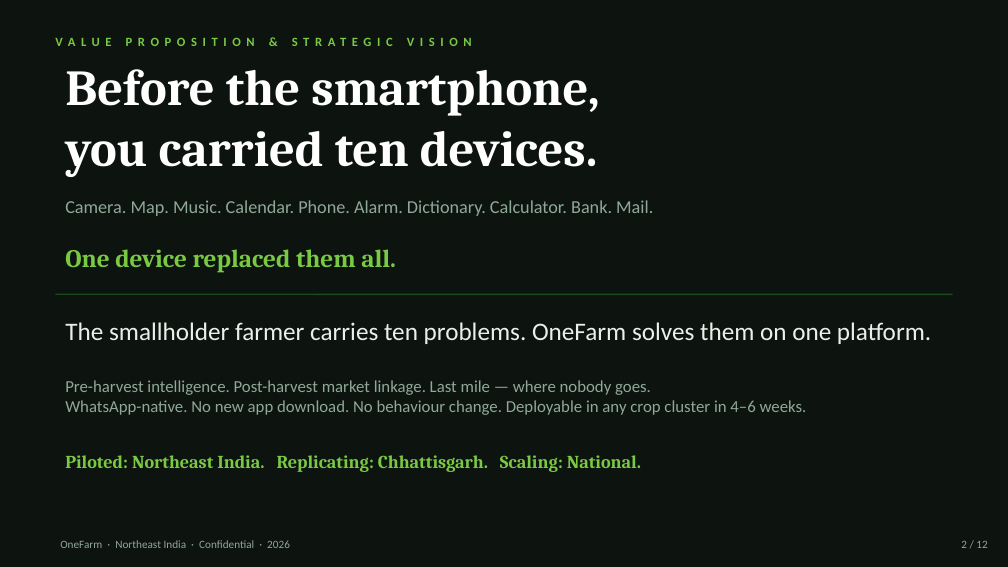
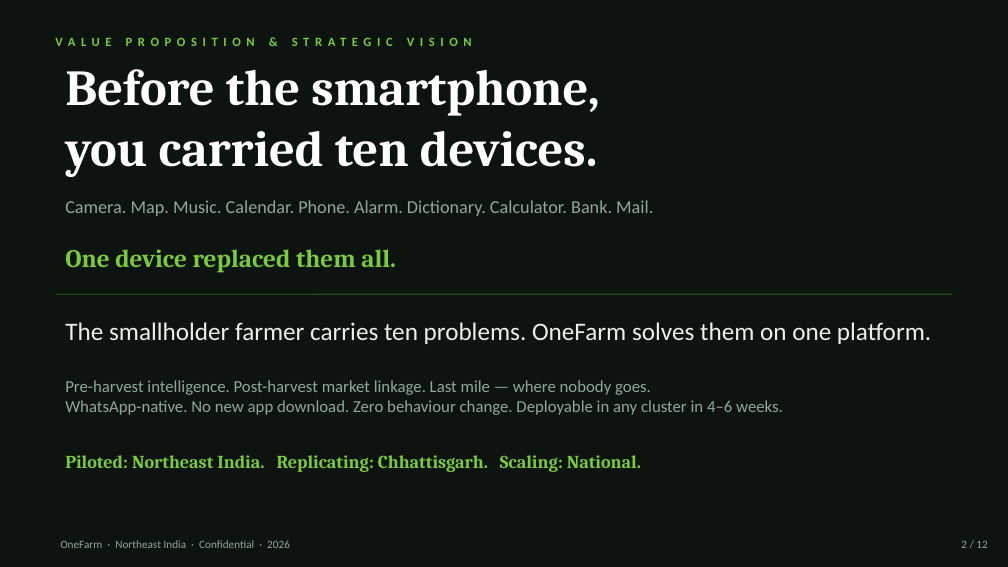
Before and after one commit to SHKSUD/OFC, a slide deck: slide 2 of OneFarm-v7-Jury-Compliant.pptx. Drawn at 1008x567 pixels with LibreOffice and Linux fonts; fonts in the diff are those of the drawing. Boxes give left, top, right and bottom in pixels: in the first picture for what was removed or moved away, otherwise in the second. Text is boxed around its words. In the diff, an @@ line names an element or a change of style, - is before the commit and + after.

```diff
--- a/OneFarm-v7-Jury-Compliant.pptx
+++ b/OneFarm-v7-Jury-Compliant.pptx
@@ text at [65,400,783,415]: text changed @@
-WhatsApp-native. No new app download. No behaviour change. Deployable in any crop cluster in 4–6 weeks.
+WhatsApp-native. No new app download. Zero behaviour change. Deployable in any cluster in 4–6 weeks.
```
Also in this commit, not shown: 9 other slides changed.
